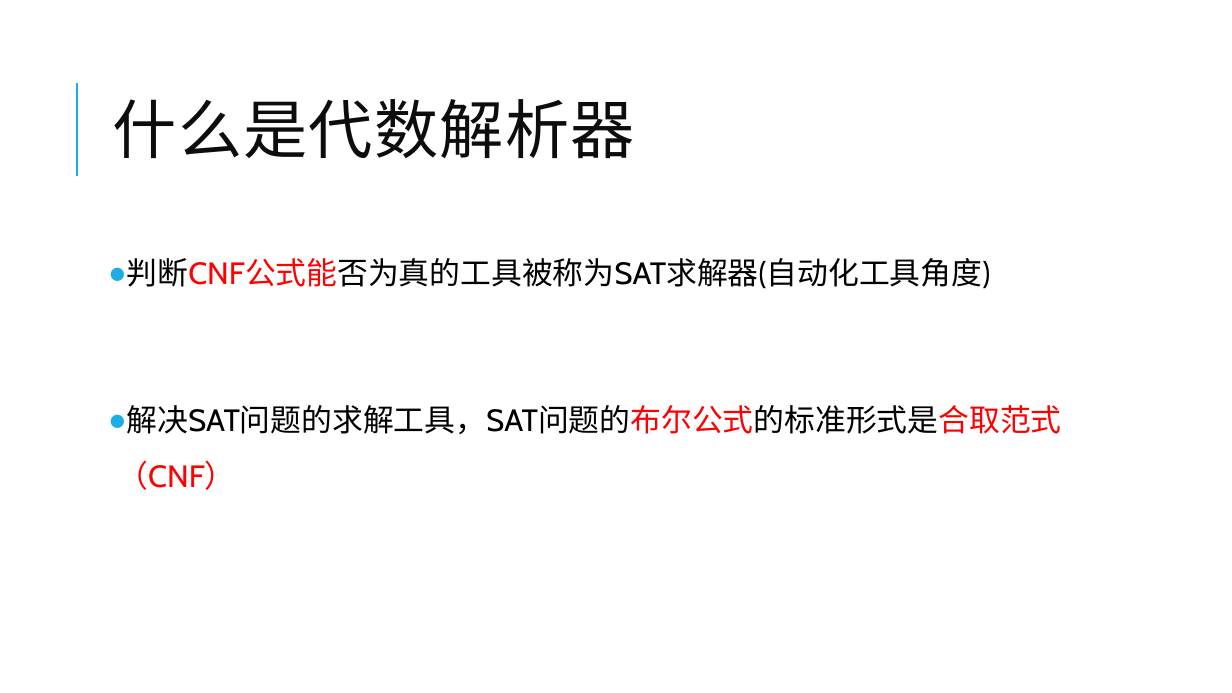
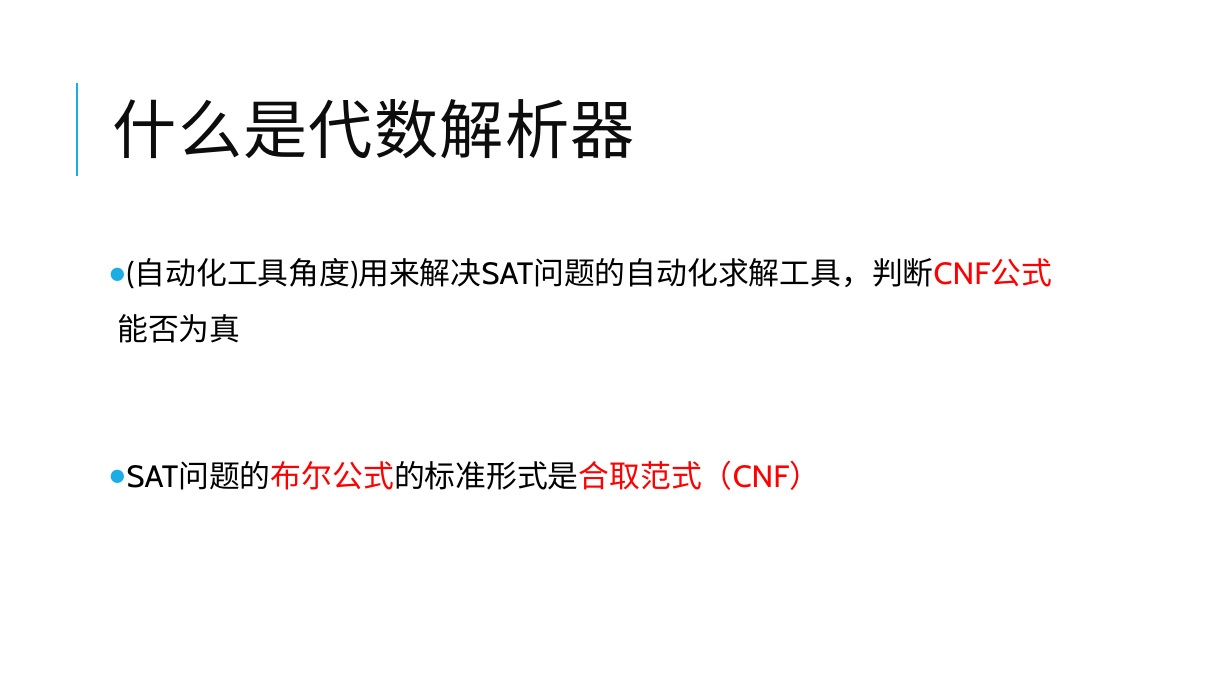
Before and after one commit to yberlin/hello-world, a slide deck: slide 3 of 数电/代数解析器与其密码学领域的应用.pptx. Drawn at 1232x693 pixels with LibreOffice and Linux fonts; fonts in the diff are those of the drawing. Boxes give left, top, right and bottom in pixels: in the first picture for what was removed or moved away, otherwise in the second. Text is boxed around its words. In the diff, an @@ line names an element or a change of style, - is before the commit and + after.

```diff
--- a/数电/代数解析器与其密码学领域的应用.pptx
+++ b/数电/代数解析器与其密码学领域的应用.pptx
@@ text at <box>127,258,1052,490</box>: text changed @@
-● 判断CNF公式能否为真的工具被称为SAT求解器(自动化工具角度)
-● 解决SAT问题的求解工具，SAT问题的布尔公式的标准形式是合取范式（CNF）
+● (自动化工具角度)用来解决SAT问题的自动化求解工具，判断CNF公式能否为真
+● SAT问题的布尔公式的标准形式是合取范式（CNF）
```
Also in this commit, not shown: 3 other slides changed, 4 slides added.
